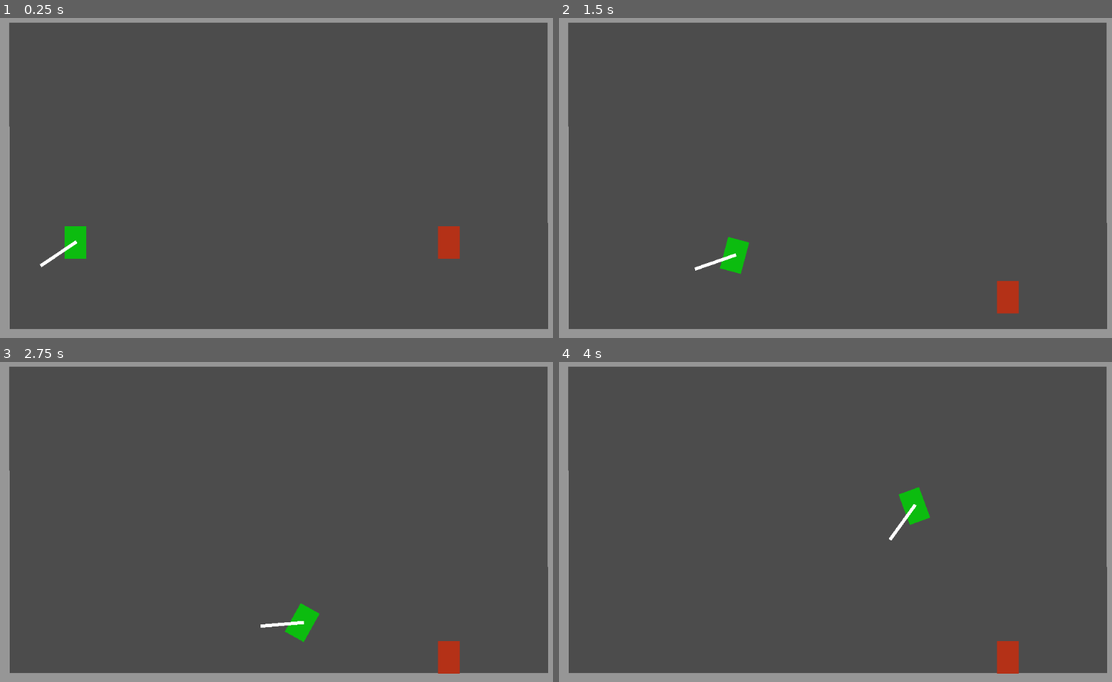
Above: before the commit, frames 1-4 (two rows, left to right).
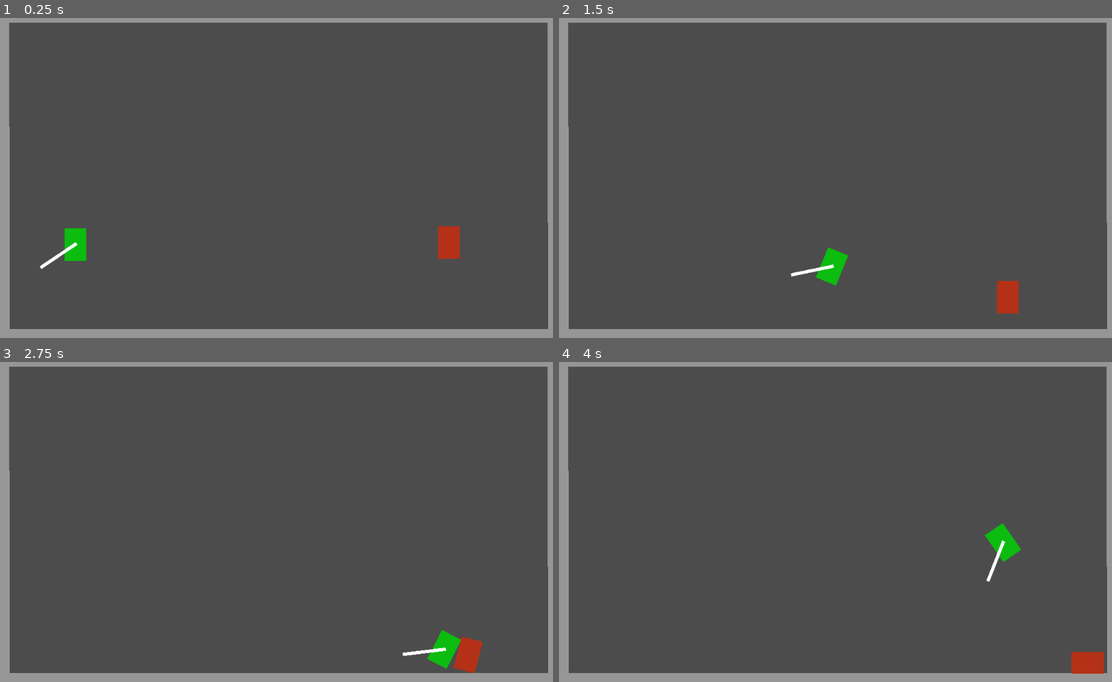
Above: after the commit, the same moments.

Repository: deengames/abu-hamid-x
Game: Godot game, scene res://prototype/Main.tscn
The game is run twice, just before and just after one commit, with the same random seed, the same clock (stepped at 60 frames per second) and the same inputs.
Inputs (mouse positions are in pixels of both pictures, inside the frame that each line leads up to):
- Up to frame 1 (0.25 s): no input
- Up to frame 2 (1.5 s): move the mouse to (957, 162) at 0.52 s; hold D (move_right) 0.53-1.28 s; tap Shift (toggle_jetpack) at 0.6 s; click (957, 162) at 0.67 s; tap Space (jump) at 0.77 s; move the mouse to (724, 194) at 1.27 s; hold S (move_down) from 1.28 s (still down); click (724, 194) at 1.35 s
- Up to frame 3 (2.75 s): tap Space (jump) at 1.52 s; tap Shift (toggle_jetpack) at 1.55, 2.1 s; move the mouse to (331, 448) at 2.02 s; release S (move_down) at 2.03 s; hold D (move_right) from 2.03 s (still down)
- Up to frame 4 (4 s): move the mouse to (807, 586) at 2.77 s; release D (move_right) at 2.78 s; hold W (move_up) 2.78-3.53 s; tap E at 2.85 s; click (807, 586) at 2.92 s; tap Space (jump) at 3.02, 3.77 s; tap Shift (toggle_jetpack) at 3.05, 3.6 s; move the mouse to (1001, 570) at 3.52 s; hold A (move_left) from 3.53 s (still down)

The runs differ from the first frame. In frame 1, 0.2% of the frame differs, in the area x 7-16%, y 65-79%; in frame 2, 0.9%; in frame 3, 1.4%; in frame 4, 1.8%, in the area x 59-99%, y 39-98%.

Commit message:
Smoother jetpack movement

Diff:
--- a/prototype/Main.tscn
+++ b/prototype/Main.tscn
@@ -87,7 +87,9 @@
 [node name="Player" parent="." index="1" instance=ExtResource( 3 )]
 
 position = Vector2( 138.625, 415.875 )
-float_down_speed = 20
+max_movement_speed = 800
+acceleration = 2000
+float_down_speed = 50
 
 [node name="Enemy" parent="." index="2" instance=ExtResource( 4 )]
 
--- a/prototype/Player.gd
+++ b/prototype/Player.gd
@@ -1,8 +1,8 @@
 extends RigidBody2D
 
-export (int) var max_movement_speed = 600
-export (int) var acceleration = 1000
-export (float) var float_down_speed = 20
+export (int) var max_movement_speed = 800
+export (int) var acceleration = 2000
+export (float) var float_down_speed = 50
 export (bool) var allow_jetpack = true
 
 
@@ -13,6 +13,10 @@
 var attacking_mouse_pos = null
 var following_mouse = false
 var mouse_point_thing
+
+
+func _ready():
+	gravity_scale = 2
 
 
 func _process(delta):
@@ -36,7 +40,7 @@
 		velocity.x += acceleration * state.step
 	if Input.is_action_just_pressed('toggle_jetpack') and allow_jetpack:
 		is_using_jetpack = not is_using_jetpack
-		gravity_scale = 0 if is_using_jetpack else 1
+		gravity_scale = 0 if is_using_jetpack else 2
 
 	if is_using_jetpack:
 		if Input.is_action_pressed('move_up') and velocity.y > -max_movement_speed:
@@ -48,12 +52,10 @@
 
 	$Collision.rotation = rotation
 
-	if is_using_jetpack :
-		velocity = Vector2(lerp(velocity.x, 0, 0.05), lerp(velocity.y, 0, 0.05))
-		if velocity.abs() < Vector2(5, 5):
-			velocity = Vector2(0, float_down_speed)
+	if is_using_jetpack and velocity.abs().length() < 20:
+		velocity = Vector2(0, float_down_speed)
 
-
+	velocity = Vector2(lerp(velocity.x, 0, 0.05), lerp(velocity.y, 0, 0.05))
 	velocity += state.get_total_gravity() * state.step
 	state.set_linear_velocity(velocity)
 
--- a/prototype/Player.tscn
+++ b/prototype/Player.tscn
@@ -68,9 +68,9 @@
 angular_damp = -1.0
 script = ExtResource( 1 )
 _sections_unfolded = [ "Transform" ]
-max_movement_speed = 600
-acceleration = 1000
-float_down_speed = 20
+max_movement_speed = 800
+acceleration = 2000
+float_down_speed = 50
 allow_jetpack = true
 
 [node name="Collision" type="CollisionShape2D" parent="." index="0"]
